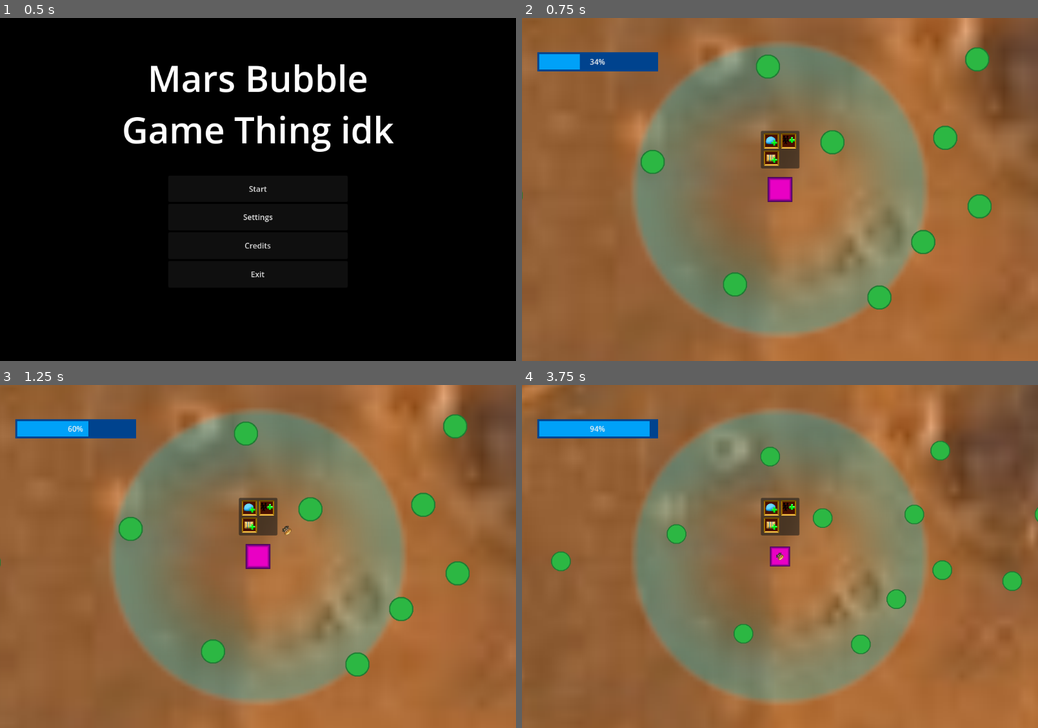
Above: before the commit, frames 1-4 (two rows, left to right).
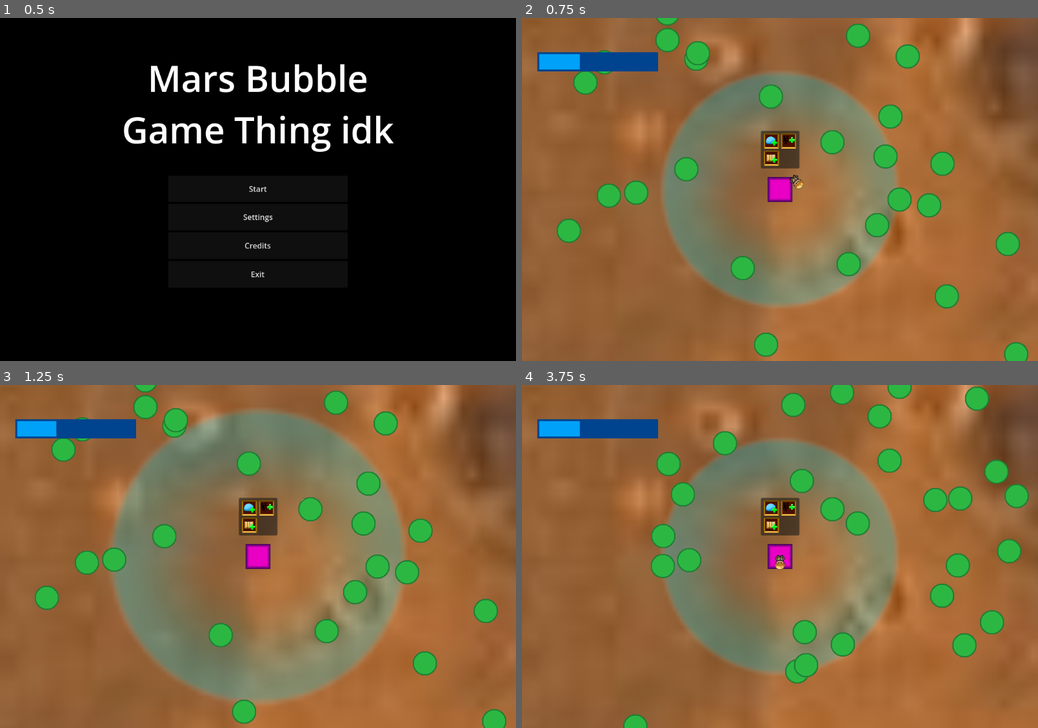
Above: after the commit, the same moments.

Repository: Fach01/Bopulation-Bubble-Beyond
Game: Godot game, scene res://Scenes/Main Menu.tscn
Same seed, same stepped clock (60 frames per second), same inputs: the game is played once before the commit and once after it.
Inputs (mouse positions are in pixels of both pictures, inside the frame that each line leads up to):
- Up to frame 1 (0.5 s): no input
- Up to frame 2 (0.75 s): click "Start" at 0.5 s
- Up to frame 3 (1.25 s): no input
- Up to frame 4 (3.75 s): click (769, 508) at 1.25 s; click (790, 508) at 2 s; click (769, 525) at 2.75 s; click (733, 570) at 3.5 s, where only the run after the commit has a clickable "Restart"

Frame 1 is identical in both runs. In frame 2, 21% of the frame differs, in the area x 0-99%, y 0-100%; in frame 3, 8.5%; in frame 4, 28%, in the area x 0-100%, y 0-100%.

Commit message:
units now splatter when you lose

Diff:
--- a/Objects/unit.tscn
+++ b/Objects/unit.tscn
@@ -5,4 +5,4 @@
 [node name="Unit" type="Node2D"]
 scale = Vector2(0.65625, 0.65625)
 script = ExtResource("1_xuv4b")
-speed = 2000.0
+speed = 300.0
--- a/Scenes/Game Scene.tscn
+++ b/Scenes/Game Scene.tscn
@@ -7,6 +7,7 @@
 [ext_resource type="PackedScene" uid="uid://xftryq1tmjcv" path="res://Objects/unit.tscn" id="5_j3rfs"]
 [ext_resource type="Texture2D" uid="uid://diynp1cg5pq64" path="res://Assets/Textures/Mars.jpg" id="5_ppkt8"]
 [ext_resource type="ButtonGroup" uid="uid://f4soss1gceil" path="res://Objects/Store Button Group.tres" id="6_5twy6"]
+[ext_resource type="Texture2D" uid="uid://blwf4uhk02nr" path="res://Assets/Textures/dead worker sprite.png" id="6_xugy1"]
 [ext_resource type="Texture2D" uid="uid://dgiyepu4djsgl" path="res://Assets/Textures/GetWorkers.png" id="7_8vim0"]
 [ext_resource type="Texture2D" uid="uid://btm0rd0oefbcr" path="res://Assets/Textures/worker sprite.png" id="7_lp43u"]
 [ext_resource type="Texture2D" uid="uid://0nrsfc17c5i2" path="res://Assets/Textures/Storage upgrade.png" id="8_w2021"]
@@ -34,7 +35,8 @@
 fill_to = Vector2(0.5, 0)
 
 [sub_resource type="QuadMesh" id="QuadMesh_eurxp"]
-size = Vector2(32, 32)
+size = Vector2(58, 58)
+center_offset = Vector3(0, 22.86, 0)
 
 [sub_resource type="MultiMesh" id="MultiMesh_w7il5"]
 mesh = SubResource("QuadMesh_eurxp")
@@ -77,10 +79,12 @@
 unit_cost = 40.0
 bubble_upgrade_cost = 20.0
 storage_upgrade_cost = 20.0
+depletion_speed = null
 shield = NodePath("../Bubble")
 camera = NodePath("../Camera2D")
 UI_parent = NodePath("../HUD/AspectRatioContainer/Control2")
 lose_screen = ExtResource("10_va2wc")
+dead_unit_texture = ExtResource("6_xugy1")
 unit_instancer = NodePath("MultiMeshInstance2D")
 unit_scene = ExtResource("5_j3rfs")
 
@@ -122,6 +126,7 @@
 theme_override_styles/background = SubResource("StyleBoxFlat_d74re")
 theme_override_styles/fill = SubResource("StyleBoxFlat_k4itn")
 value = 100.0
+show_percentage = false
 
 [node name="Control2" type="Control" parent="HUD/AspectRatioContainer"]
 layout_mode = 2
@@ -159,6 +164,7 @@
 layout_mode = 2
 size_flags_horizontal = 6
 size_flags_vertical = 6
+tooltip_text = "Upgrade Bubble"
 mouse_filter = 1
 button_group = ExtResource("6_5twy6")
 texture_normal = ExtResource("4_b6coj")
@@ -168,6 +174,7 @@
 layout_mode = 2
 size_flags_horizontal = 6
 size_flags_vertical = 6
+tooltip_text = "Buy Worker"
 mouse_filter = 1
 button_group = ExtResource("6_5twy6")
 texture_normal = ExtResource("7_8vim0")
@@ -177,6 +184,7 @@
 layout_mode = 2
 size_flags_horizontal = 6
 size_flags_vertical = 6
+tooltip_text = "Upgrade Storage"
 mouse_filter = 1
 button_group = ExtResource("6_5twy6")
 texture_normal = ExtResource("8_w2021")
--- a/Scripts/State.gd
+++ b/Scripts/State.gd
@@ -1,13 +1,15 @@
 class_name State
 
-const upgrade_cost_increment : float = 1.2
+const bubble_cost_increment : float = 1.8
+const unit_cost_increment : float = 1.3
+const storage_cost_increment : float = 1.5
 
 const spawn_min_radius : float = 200
 const spawn_radius_multiplier : float = 1.23
 
 const starter_nodes : int = 300
 const bubble_init_scale : float = 10
-const max_bubble_upgrades : int = 20
+const max_bubble_upgrades : int = 15
 
 static var init_resource : float = 70
 static var init_bubble_level : float = 1
--- a/Scripts/home_base.gd
+++ b/Scripts/home_base.gd
@@ -12,6 +12,8 @@
 @export var UI_parent : Control
 @export var lose_screen : PackedScene
 
+@export var dead_unit_texture : Texture2D
+
 var units : Array[Unit]
 
 @export var unit_instancer : MultiMeshInstance2D
@@ -22,7 +24,8 @@
 signal changed_storage(max_storage : float)
 signal changed_resource(resources : float)
 signal pop
-signal bubble_upgraded
+signal bubble_upgraded(new_price : float)
+signal unit_upgraded(new_price : float)
 
 
 @export var unit_scene : PackedScene
@@ -30,14 +33,15 @@
 func _process(delta: float) -> void:
 	if dead : return
 	State.resource = min(State.resource, State.max_resource)
-	State.resource -= depletion_speed * (State.bubble_level * .8) * delta
+	State.resource -= depletion_speed * (State.bubble_level) * delta
 	changed_resource.emit(State.resource)
 	if State.resource <= 0:
 		pop.emit()
 		summon_lose_screen()
-		unit_instancer.multimesh.instance_count = 0
+		unit_instancer.texture = dead_unit_texture
 		units.clear()
 		dead = true
+		return
 
 	for i in unit_instancer.multimesh.instance_count:
 		unit_instancer.multimesh.set_instance_transform_2d(i, units[i].transform)
@@ -47,19 +51,20 @@
 	UI_parent.add_child(node)
 
 func upgrade_shield(amount : int) -> bool:
-	var _final_cost = bubble_upgrade_cost * pow(State.upgrade_cost_increment, amount)
+	var _final_cost = bubble_upgrade_cost * pow(State.bubble_cost_increment, amount)
 	if _final_cost > State.resource:
 		return false
 	State.bubble_level += amount
 	State.resource -= _final_cost
 	recalc_bubble_scale()
 	recalc_camera_zoom()
-	bubble_upgraded.emit()
+	bubble_upgraded.emit(bubble_upgrade_cost)
 	return true
 
 
 func recalc_bubble_scale():
-	shield.scale = Vector2.ONE * State.bubble_init_scale * pow(State.spawn_radius_multiplier, State.bubble_level)
+	var tween = create_tween()
+	tween.tween_property(shield, "scale", Vector2.ONE * State.bubble_init_scale * pow(State.spawn_radius_multiplier, State.bubble_level), 0.5).set_trans(tween.TRANS_ELASTIC)
 
 func recalc_camera_zoom():
 	camera.zoom = Vector2.ONE / pow(State.spawn_radius_multiplier, State.bubble_level)
@@ -73,7 +78,7 @@
 	recalc_bubble_scale()
 	recalc_camera_zoom()
 
-
+	tree_exited.connect(func() : unit_instancer.multimesh.instance_count = 0)
 
 	spawn_units(1)
 
@@ -93,7 +98,9 @@
 				return
 			else:
 				State.resource -= unit_cost
+				unit_cost *= State.unit_cost_increment
 				spawn_units(1)
+				unit_upgraded.emit(unit_cost)
 	else:
 		if unit_cost * amount > State.resource:
 			return
Binary file added: Assets/Textures/dead worker sprite.png
Not shown, added: Assets/Textures/dead worker sprite.png.import
Binary file changed: Assets/Textures/worker sprite.png
Not shown: 1 places in Scenes/Game Scene.tscn that only renumber resources
Not shown, added: Assets/Textures/worker sprite.png~
